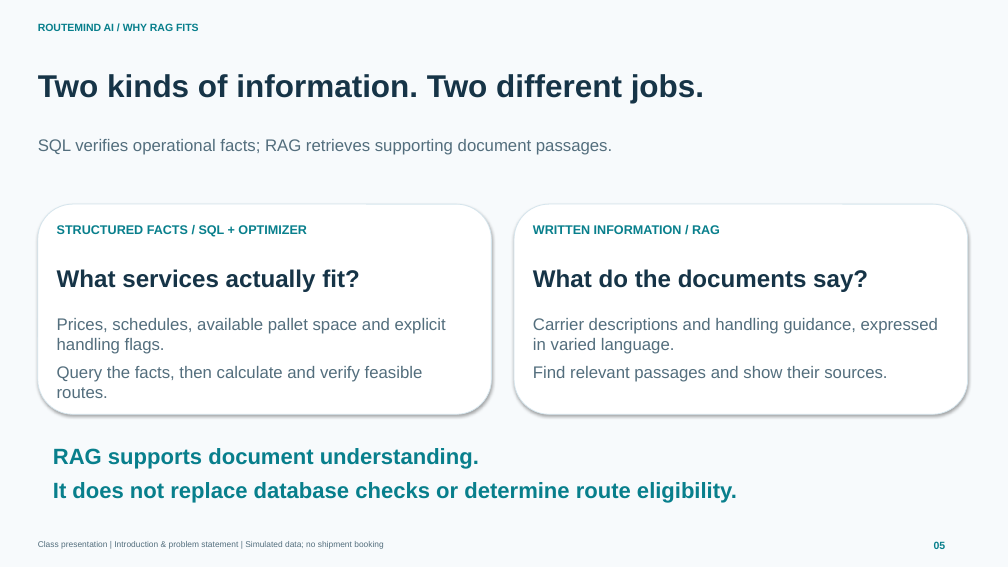
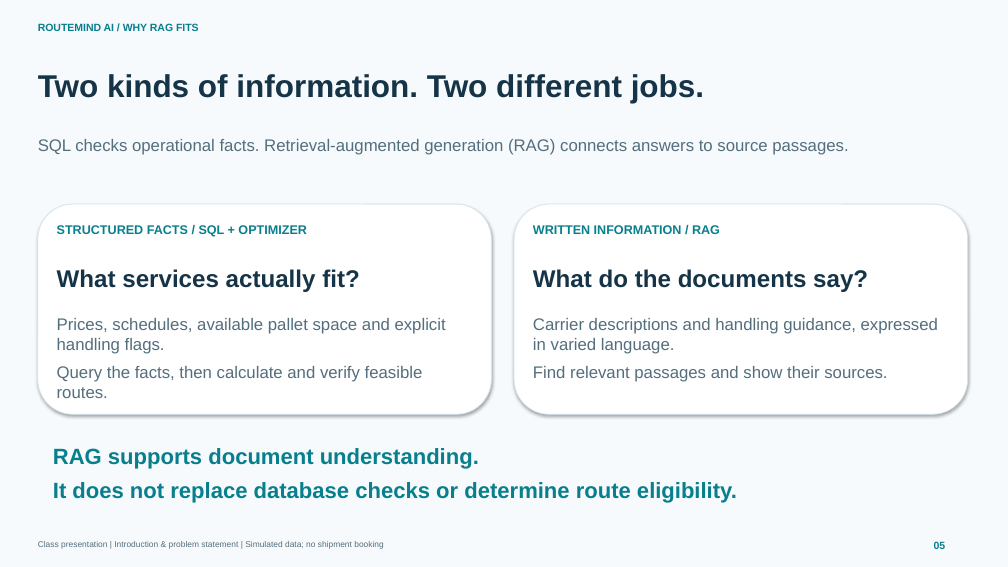
Before and after one commit to chetsp/RouteMind-AI, a slide deck: slide 5 of docs/downloads/RouteMind_AI_Introduction_and_Problem_Statement.pptx. Drawn at 1008x567 pixels with LibreOffice and Linux fonts; fonts in the diff are those of the drawing. Boxes give left, top, right and bottom in pixels: in the first picture for what was removed or moved away, otherwise in the second. Text is boxed around its words. In the diff, an @@ line names an element or a change of style, - is before the commit and + after.

Commit message:
Clarify opening-slide wording and expand the RAG acronym

```diff
--- a/docs/downloads/RouteMind_AI_Introduction_and_Problem_Statement.pptx
+++ b/docs/downloads/RouteMind_AI_Introduction_and_Problem_Statement.pptx
@@ text at (x1=38, y1=139, x2=848, y2=155): text changed @@
-SQL verifies operational facts; RAG retrieves supporting document passages.
+SQL checks operational facts. Retrieval-augmented generation (RAG) connects answers to source passages.
```
Also in this commit, not shown: 1 other slide changed, 2 other files.
